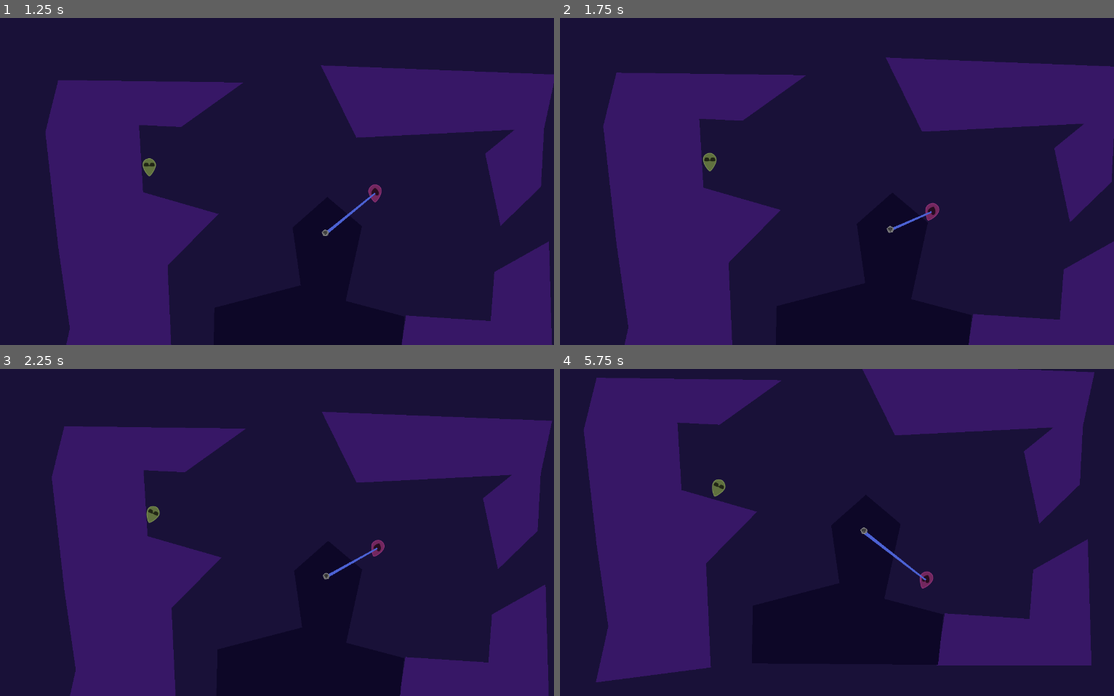
Above: before the commit, frames 1-4 (two rows, left to right).
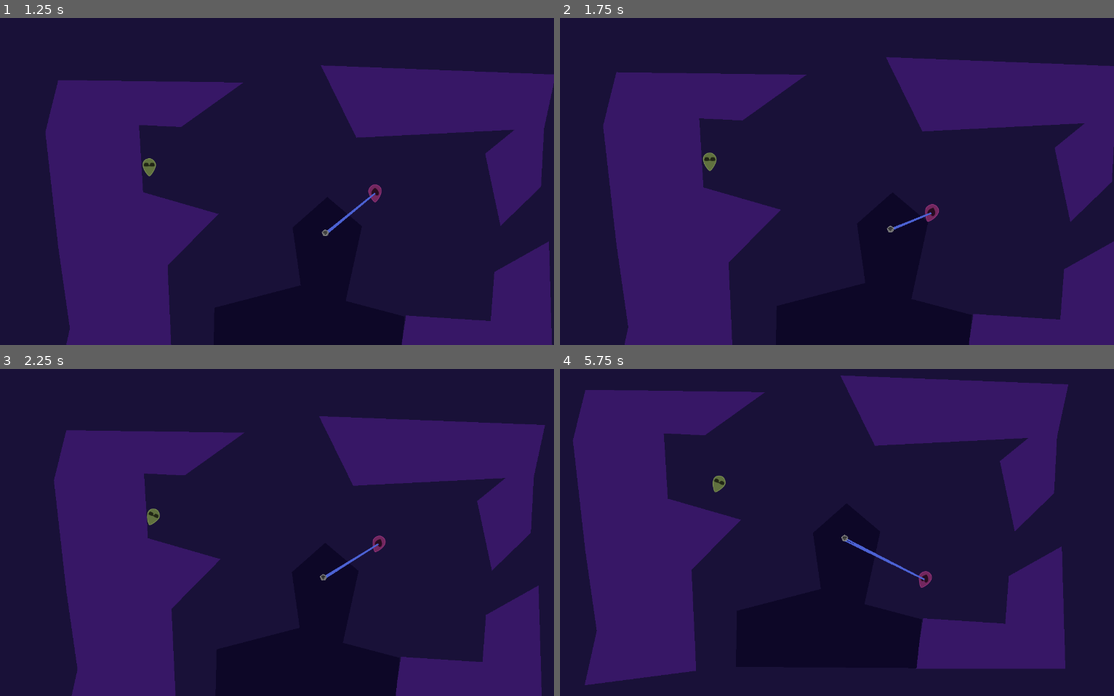
Above: after the commit, the same moments.

Repository: jacobabarbary/BooleanCircuit
Game: Godot game, scene res://gui/menu.tscn
The game is run twice, just before and just after one commit, with the same random seed, the same clock (stepped at 60 frames per second) and the same inputs.
Inputs:
- Up to frame 1 (1.25 s): click "play" at 0.5 s
- Up to frame 2 (1.75 s): tap S (Player2Action) at 1.35 s
- Up to frame 3 (2.25 s): tap Down (PlayerAction) at 2.1 s
- Up to frame 4 (5.75 s): tap S (Player2Action) at 2.85, 4.35 s; tap Down (PlayerAction) at 3.6, 5.1 s

Frame 1 is identical in both runs. In frame 2, 0.3% of the frame differs, in the area x 7-100%, y 12-100%; in frame 3, 3.7%; in frame 4, 15%, in the area x 2-97%, y 0-97%.

Commit message:
friction

Diff:
--- a/agents/player/Player.gd
+++ b/agents/player/Player.gd
@@ -19,6 +19,8 @@
 
 var rot_speed = 0.1
 var speed = 250
+var charge = 1
+
 
 func _ready():
 	set_skin(skin)
@@ -32,14 +34,13 @@
 		Input.is_action_just_pressed(inputs[player_number])]
 
 
-
 func _physics_process(delta):
 	aim()
 	launch()
 	_friction(delta)
 
 func _friction(delta):
-	linear_velocity = linear_velocity * 59 * delta
+	linear_velocity = linear_velocity * 0.99
 #	add_central_force( -(linear_velocity * 0.5 * delta))
 
 func aim():
Not shown: 2 places in level/level_1.tscn that only renumber resources
